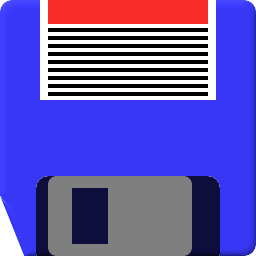
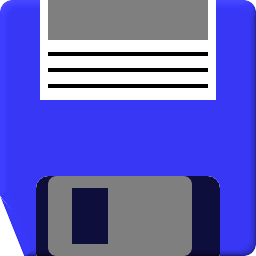
Revision of a layered 256×256 image; what changed, layer by layer:
painted on "label3" over [48, 28, 208, 96]
painted on "label2" over [48, 0, 208, 40]
